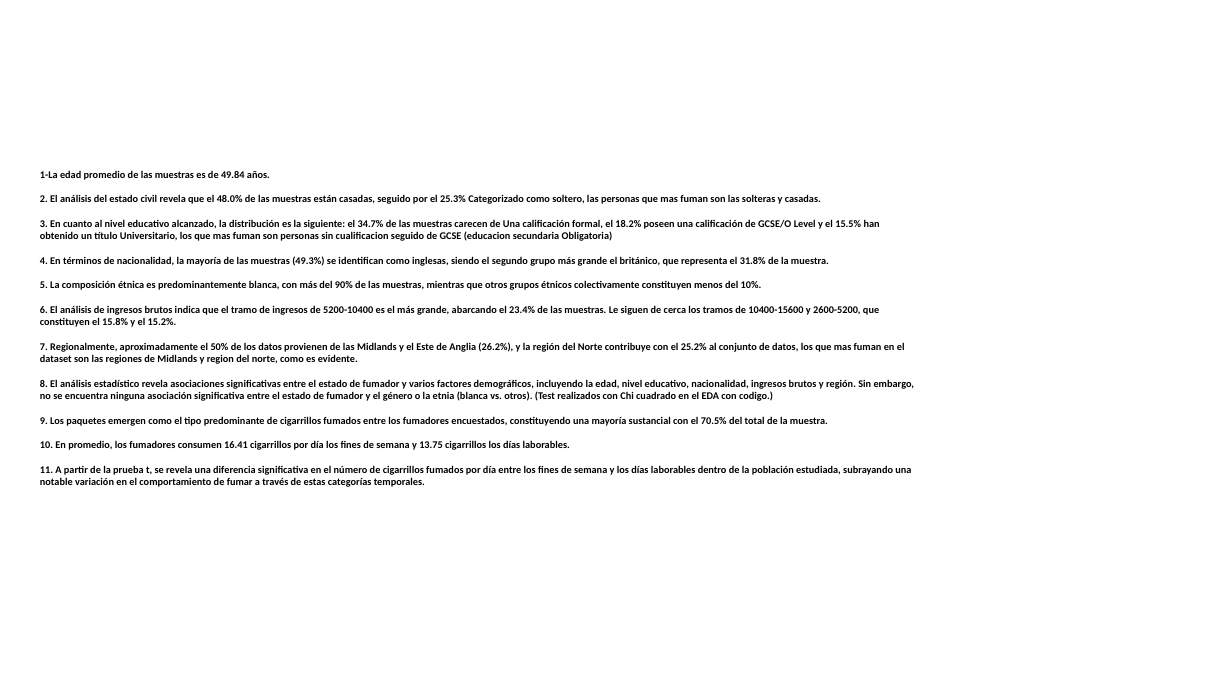
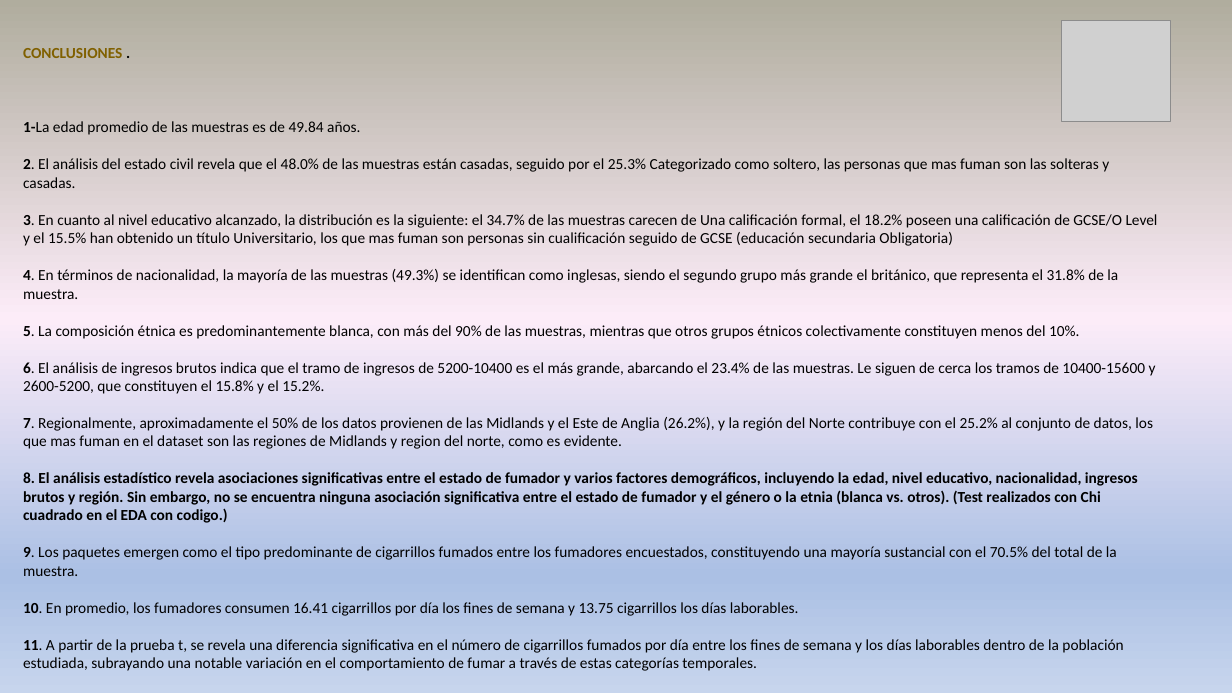
Before and after one commit to NHH13/ONLINE_DS_THEBRIDGE_-MY_REPOSITORY, a slide deck: slide 12 of EDA_PROYECTO/EDA_PROYECTO_power point.pptx. Drawn at 1232x693 pixels with LibreOffice and Linux fonts; fonts in the diff are those of the drawing; grey boxes stand for pictures. Boxes give left, top, right and bottom in pixels: in the first picture for what was removed or moved away, otherwise in the second. Text is boxed around its words. In the diff, an @@ line names an element or a change of style, - is before the commit and + after.

```diff
--- a/EDA_PROYECTO/EDA_PROYECTO_power point.pptx
+++ b/EDA_PROYECTO/EDA_PROYECTO_power point.pptx
@@ background #FFFFFF to gradient #B0AD9E to #FCECF8 to #ABC0E4 to #C7D5ED @@
@@ text "CONCLUSIONES .": place and size @@
-text "CONCLUSIONES ." at (40, 170, 915, 487)
+text "CONCLUSIONES ." at (23, 48, 1158, 671)
@@ picture added at (1061, 20, 1170, 121) @@
@@ text at (23, 48, 122, 58): paragraph added @@
+CONCLUSIONES .
@@ text at (23, 121, 1156, 671): size 8 to 12 pt in "1-La edad promedio de las muestras es ...", "2. El análisis del estado civil revela ...", "4. En términos de nacionalidad, la mayoría ...", "5. La composición étnica es predominantemente blanca, ..." and 6 more places; bold off in "1-La edad promedio de las muestras es ...", "2. El análisis del estado civil revela ...", "4. En términos de nacionalidad, la mayoría ...", "5. La composición étnica es predominantemente blanca, ..." and 5 more places @@
@@ text at (23, 214, 1158, 246): text changed; size 8 to 12 pt; bold off @@
-3. En cuanto al nivel educativo alcanzado, la distribución es la siguiente: el 34.7% de las muestras carecen de Una calificación formal, el 18.2% poseen una calificación de GCSE/O Level y el 15.5% han obtenido un título Universitario, los que mas fuman son personas sin cualificacion seguido de GCSE (educacion secundaria Obligatoria)
+3. En cuanto al nivel educativo alcanzado, la distribución es la siguiente: el 34.7% de las muestras carecen de Una calificación formal, el 18.2% poseen una calificación de GCSE/O Level y el 15.5% han obtenido un título Universitario, los que mas fuman son personas sin cualificación seguido de GCSE (educación secundaria Obligatoria)
```
Also in this commit, not shown: 2 other slides changed, 9 slides added, 9 slides removed.
